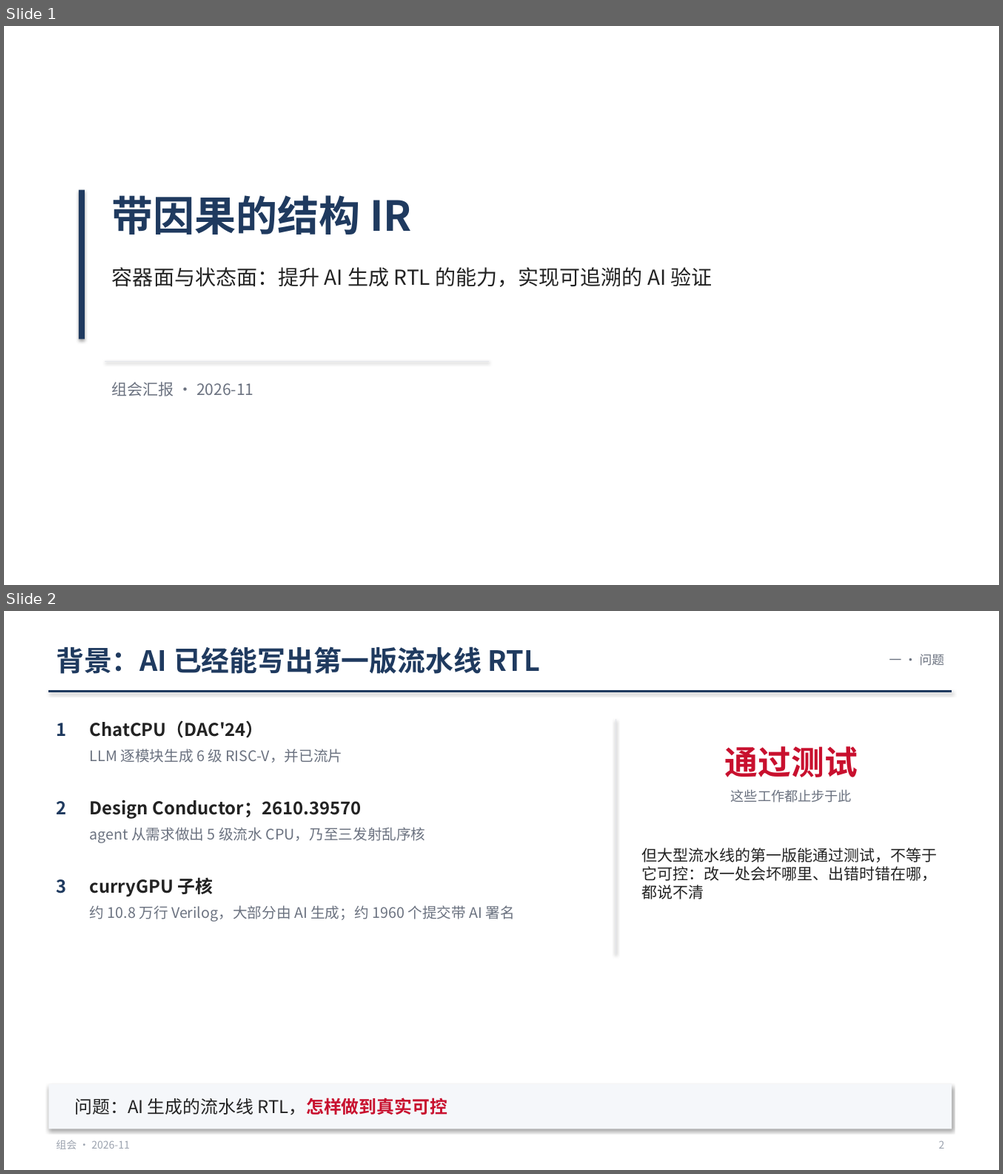
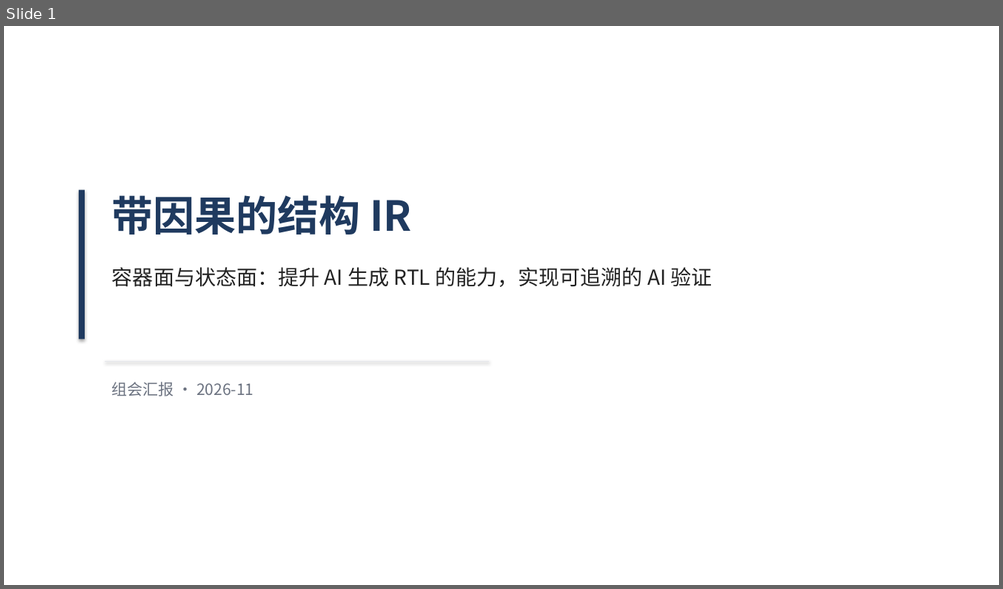
Before and after one commit to WHUDYF/PPT-generate, a slide deck: presentations/group_meeting_20261106/group_meeting_20261106.pptx. Shown one above the other, each under a label of ours: slides 1 and 2 before the commit, slide 1 after it. The pictures are 1003x1174 and 1003x589 pixels, drawn with LibreOffice and Linux fonts; fonts in the diff are those of the drawing. Boxes give left, top, right and bottom in pixels: in the first picture for what was removed or moved away, otherwise in the second. Text is boxed around its words. In the diff, an @@ line names an element or a change of style, - is before the commit and + after.

```diff
--- a/presentations/group_meeting_20261106/group_meeting_20261106.pptx
+++ b/presentations/group_meeting_20261106/group_meeting_20261106.pptx
@@ slide 2 removed at (x1=4, y1=611, x2=999, y2=1170), background #FFFFFF @@
@@ text removed at (x1=56, y1=647, x2=540, y2=674) @@
-背景：AI 已经能写出第一版流水线 RTL
@@ text removed at (x1=889, y1=654, x2=945, y2=666) @@
-一 · 问题
@@ line removed from (48, 692) to (951, 692) @@
@@ text removed at (x1=90, y1=721, x2=264, y2=738) @@
-ChatCPU（DAC'24）
@@ line removed from (616, 719) to (616, 954) @@
@@ text removed at (x1=56, y1=723, x2=66, y2=736) @@
-1
@@ text removed at (x1=90, y1=749, x2=343, y2=763) @@
-LLM 逐模块生成 6 级 RISC-V，并已流片
@@ text removed at (x1=725, y1=746, x2=857, y2=777) @@
-通过测试
@@ text removed at (x1=56, y1=801, x2=66, y2=815) @@
-2
@@ text removed at (x1=90, y1=800, x2=361, y2=819) @@
-Design Conductor；2610.39570
@@ text removed at (x1=731, y1=789, x2=851, y2=803) @@
-这些工作都止步于此
@@ text removed at (x1=90, y1=827, x2=426, y2=843) @@
-agent 从需求做出 5 级流水 CPU，乃至三发射乱序核
@@ text removed at (x1=642, y1=848, x2=937, y2=900) @@
-但大型流水线的第一版能通过测试，不等于它可控：改一处会坏哪里、出错时错在哪，都说不清
@@ text removed at (x1=56, y1=880, x2=66, y2=894) @@
-3
@@ text removed at (x1=90, y1=877, x2=213, y2=897) @@
-curryGPU 子核
@@ text removed at (x1=90, y1=906, x2=515, y2=922) @@
-约 10.8 万行 Verilog，大部分由 AI 生成；约 1960 个提交带 AI 署名
@@ rectangle removed at (x1=48, y1=1085, x2=951, y2=1130) @@
@@ text removed at (x1=75, y1=1098, x2=447, y2=1116) @@
-问题：AI 生成的流水线 RTL，怎样做到真实可控
@@ text removed at (x1=56, y1=1140, x2=129, y2=1150) @@
-组会 · 2026-11
@@ text removed at (x1=939, y1=1142, x2=945, y2=1149) @@
-2
```
Also in this commit, not shown: 11 slides changed, 2 slides added, 16 other files.
